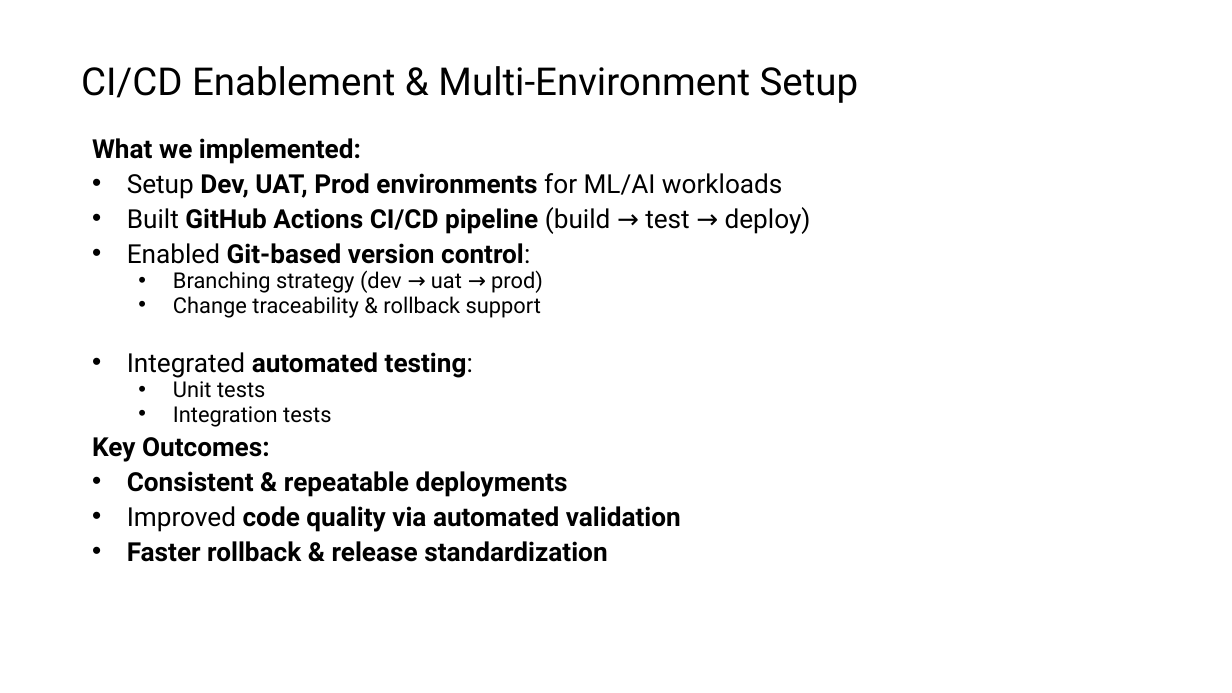
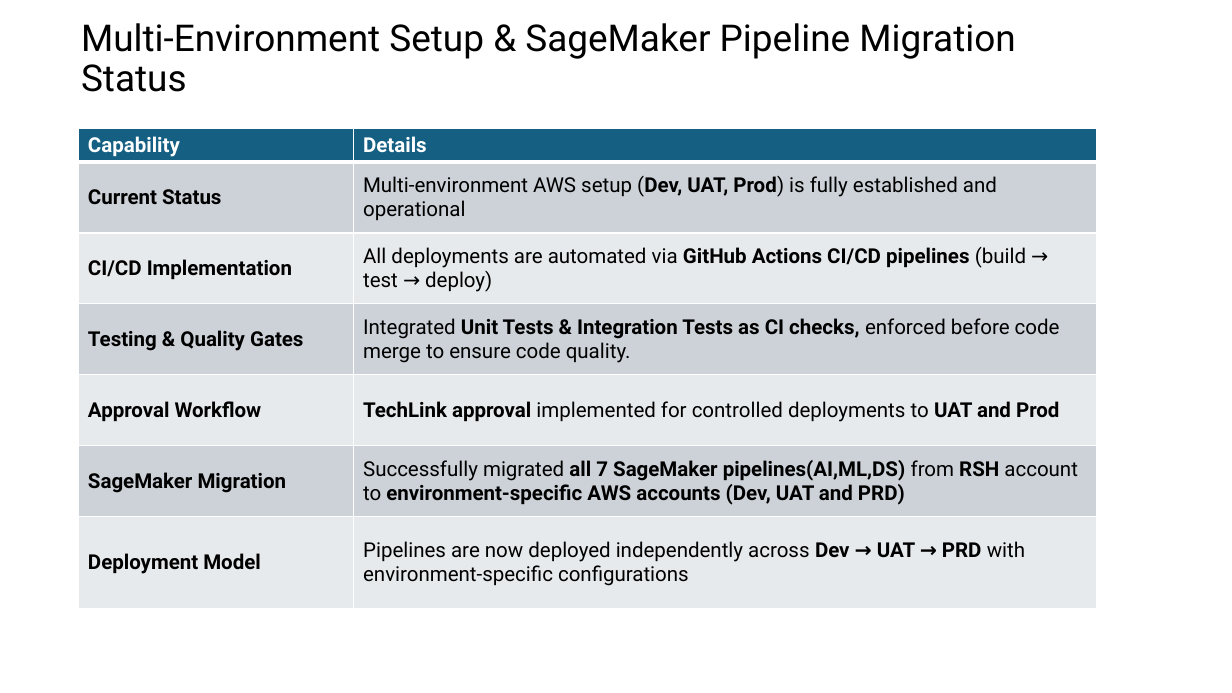
Before and after one commit to kuldeep26/mlops-lab, a slide deck: slide 1 of CI-CD-Demo.pptx. Drawn at 1232x693 pixels with LibreOffice and Linux fonts; fonts in the diff are those of the drawing. Boxes give left, top, right and bottom in pixels: in the first picture for what was removed or moved away, otherwise in the second. Text is boxed around its words. In the diff, an @@ line names an element or a change of style, - is before the commit and + after.

Commit message:
adding ppt

```diff
--- a/CI-CD-Demo.pptx
+++ b/CI-CD-Demo.pptx
@@ title at (x1=81, y1=23, x2=1015, y2=92): text changed; size 30 to 28.8 pt @@
-CI/CD Enablement & Multi-Environment Setup
+Multi-Environment Setup & SageMaker Pipeline Migration Status
@@ table added at (x1=79, y1=129, x2=1097, y2=610), 7 rows, 2 columns @@
+Capability | Details
+Current Status | Multi-environment AWS setup (Dev, UAT, Prod) is fully established and operational
+CI/CD Implementation | All deployments are automated via GitHub Actions CI/CD pipelines (build → test → deploy)
+Testing & Quality Gates | Integrated Unit Tests & Integration Tests as CI checks, enforced before code merge to ensure code quality.
+Approval Workflow | TechLink approval implemented for controlled deployments to UAT and Prod
+SageMaker Migration | Successfully migrated all 7 SageMaker pipelines(AI,ML,DS) from RSH account to environment-specific AWS accounts (Dev, UAT and PRD)
+Deployment Model | Pipelines are now deployed independently across Dev → UAT → PRD with environment-specific configurations
@@ subtitle removed at (x1=92, y1=138, x2=811, y2=562) @@
-What we implemented:
-• Setup Dev, UAT, Prod environments for ML/AI workloads
-• Built GitHub Actions CI/CD pipeline (build → test → deploy)
-• Enabled Git-based version control:
-  • Branching strategy (dev → uat → prod)
-  • Change traceability & rollback support
-• Integrated automated testing:
-  • Unit tests
-  • Integration tests
-Key Outcomes:
-• Consistent & repeatable deployments
-• Improved code quality via automated validation
-• Faster rollback & release standardization
```
Also in this commit, not shown: 1 slide added, 1 slide removed.
